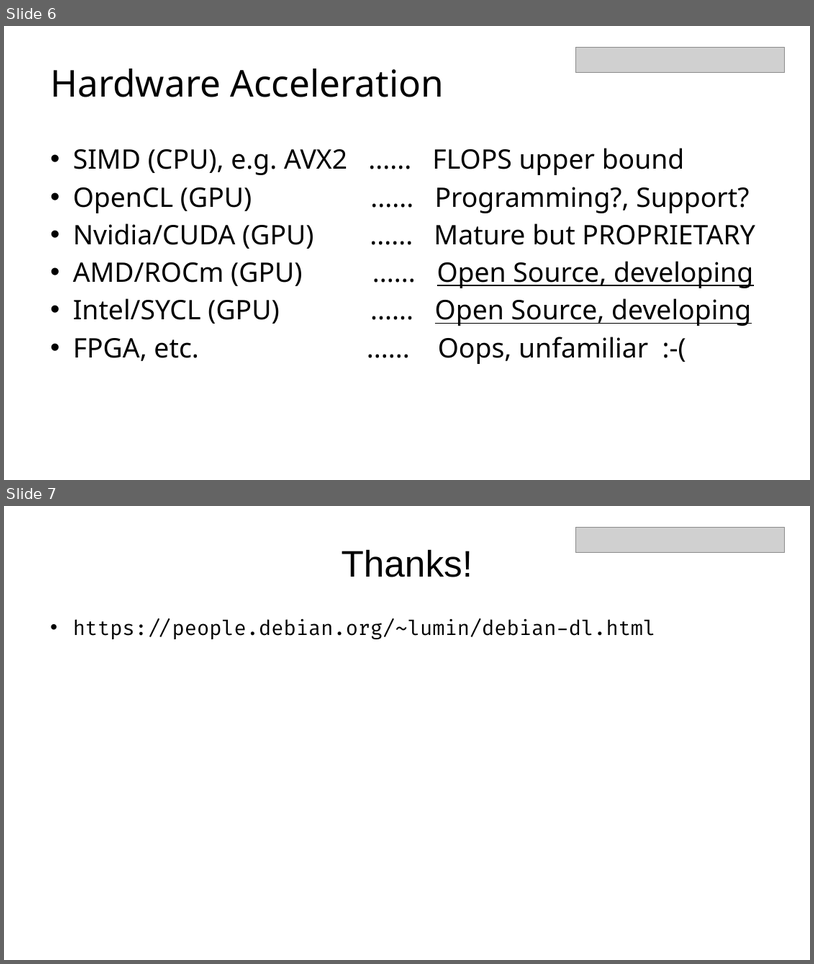
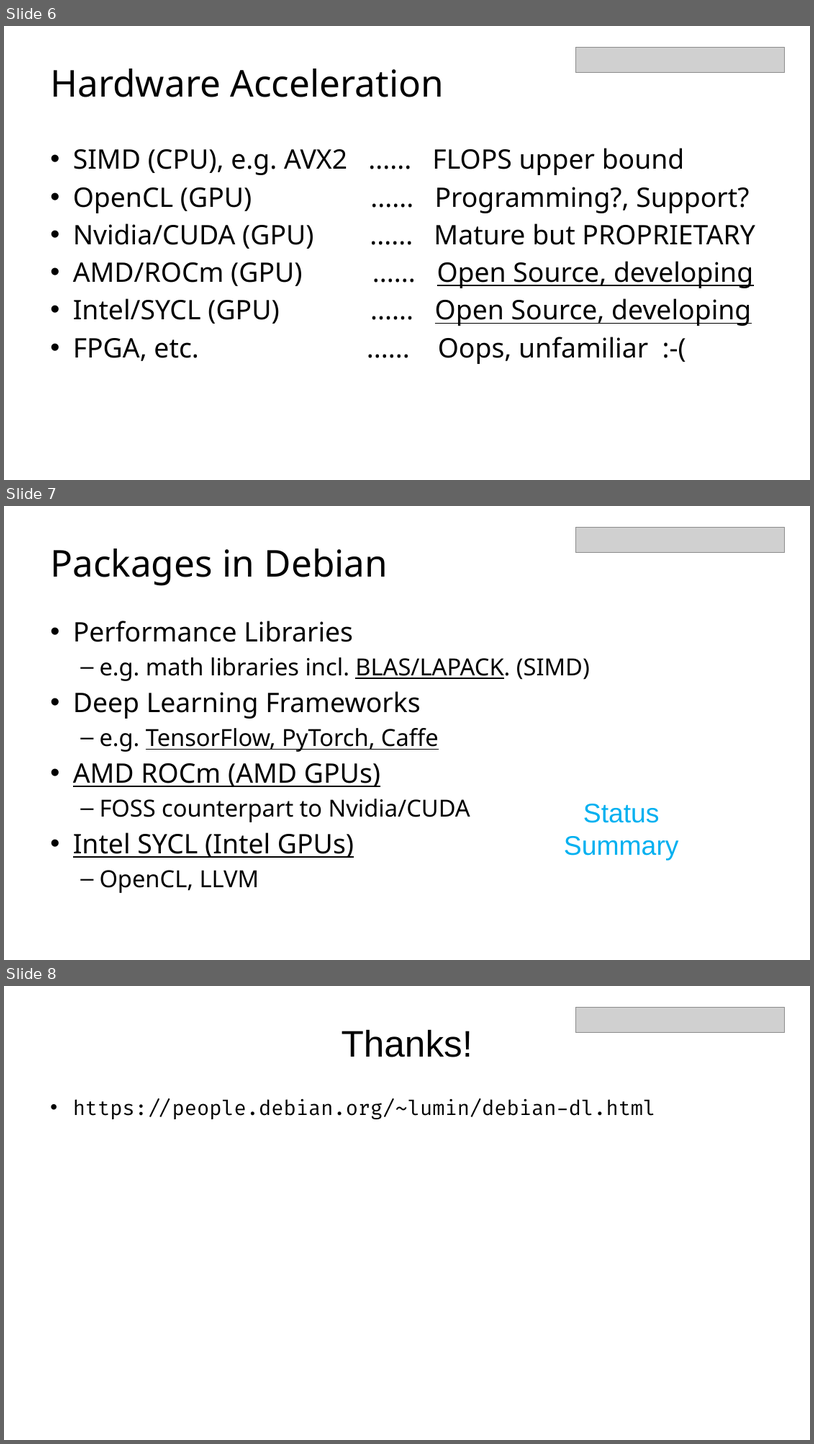
Before and after one commit to cdluminate/cdluminate, a slide deck: Dc20DeepLearning.pptx. Shown one above the other, each under a label of ours: slides 6 and 7 before the commit, slides 6, 7 and 8 after it. The pictures are 814x964 and 814x1444 pixels, drawn with LibreOffice and Linux fonts; fonts in the diff are those of the drawing; grey boxes stand for pictures. Boxes give left, top, right and bottom in pixels: in the first picture for what was removed or moved away, otherwise in the second. Text is boxed around its words. In the diff, an @@ line names an element or a change of style, - is before the commit and + after.

Commit message:
update

```diff
--- a/Dc20DeepLearning.pptx
+++ b/Dc20DeepLearning.pptx
@@ slide 7 added at box(4, 506, 810, 960), background #FFFFFF @@
@@ picture added at box(576, 527, 785, 554) @@
@@ title added at box(50, 548, 388, 586), 44 pt, text #000000 @@
+Packages in Debian
@@ text added at box(73, 620, 590, 893), 28 pt, text #000000 @@
+• Performance Libraries
+  – e.g. math libraries incl. BLAS/LAPACK. (SIMD)
+• Deep Learning Frameworks
+  – e.g. TensorFlow, PyTorch, Caffe
+• AMD ROCm (AMD GPUs)
+  – FOSS counterpart to Nvidia/CUDA
+• Intel SYCL (Intel GPUs)
+  – OpenCL, LLVM
@@ text added at box(564, 803, 679, 860), 32 pt, text #00B0F0 @@
+Status
+Summary
@@ what was slide 7 is now slide 8 @@
```
